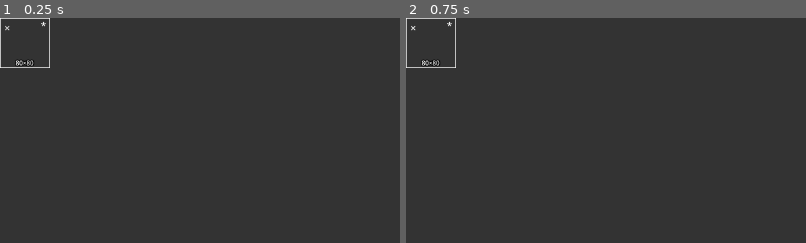
Above: before the commit, frames 1-2 (left to right).
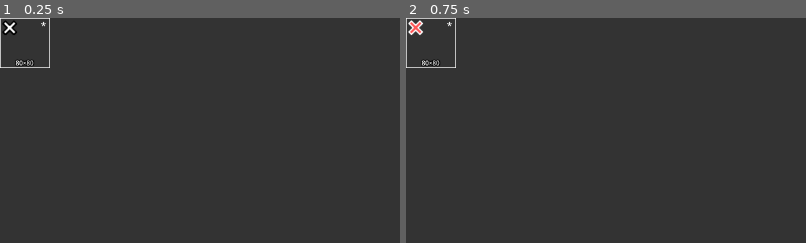
Above: after the commit, the same moments.

Repository: erlog135/Ripple
Game: Godot game, scene res://scenes/interface/aux_windows/TabItem.tscn
The game is run twice, just before and just after one commit, with the same random seed, the same clock (stepped at 60 frames per second) and the same inputs. This scene is started directly instead of the project's main scene.
Inputs (mouse positions are % of the whole screen's width and height, from its top left):
- Up to frame 1 (0.25 s): no input
- Up to frame 2 (0.75 s): click (1, 2) at 0.5 s
The pictures show only the part of the screen within x 0-50%, y 0-50%; the shares and areas given below are measured in that part.

The runs differ from the first frame. In frame 1, 0.1% of the frame differs, in the area x 0-5%, y 0-8%; in frame 2, 0.2%.

Commit message:
add image menu transformations

Diff:
--- a/data/actions/transform_selection_action.gd
+++ b/data/actions/transform_selection_action.gd
@@ -71,3 +71,60 @@
 	for i in range(_close_indices.size()):
 		(frame.commands[_close_indices[i]] as DrawCommand).path_open = _close_old_path_open[i]
 	ProjectData.data_changed.emit(false, _frame_index)
+
+
+static func create_image_flip(horizontal: bool) -> TransformSelectionAction:
+	var image := ProjectData.get_current_image()
+	if not image:
+		return null
+	var center := Vector2(image.bounds) / 2.0
+
+	var sf := Vector2(-1, 1) if horizontal else Vector2(1, -1)
+	var t := Transform2D.IDENTITY
+	t.x = Vector2(sf.x, 0.0)
+	t.y = Vector2(0.0, sf.y)
+	t.origin = center - Vector2(sf.x * center.x, sf.y * center.y)
+
+	return create_image_transform(t)
+
+
+static func create_image_rotate(cw: bool) -> TransformSelectionAction:
+	var image := ProjectData.get_current_image()
+	if not image:
+		return null
+	var center := Vector2(image.bounds) / 2.0
+
+	var ang := PI / 2.0 if cw else -PI / 2.0
+	var t := Transform2D(ang, Vector2.ZERO)
+	t.origin = center - t.basis_xform(center)
+
+	return create_image_transform(t)
+
+
+static func create_image_transform(matrix: Transform2D) -> TransformSelectionAction:
+	var image := ProjectData.get_current_image()
+	if not image:
+		return null
+	var frame_idx := EditorState.current_frame
+	var command_indices: Array[int] = []
+	var new_points_arrays: Array = []
+	var new_radii: Array = []
+
+	for i in range(image.commands.size()):
+		command_indices.append(i)
+
+	var radius_scale := (matrix.x.length() + matrix.y.length()) / 2.0
+
+	for idx in command_indices:
+		var cmd: DrawCommand = image.commands[idx]
+		var transformed := cmd.points.duplicate()
+		for pt_idx in range(transformed.size()):
+			transformed[pt_idx] = matrix * cmd.points[pt_idx]
+		new_points_arrays.append(transformed)
+
+		var radius_new := -1
+		if cmd.draw_type == DrawCommand.Type.CIRCLE:
+			radius_new = maxi(1, roundi(float(cmd.circle_radius) * radius_scale))
+		new_radii.append(radius_new)
+
+	return TransformSelectionAction.new(frame_idx, command_indices, new_points_arrays, new_radii)
--- a/managers/menu_dispatcher.gd
+++ b/managers/menu_dispatcher.gd
@@ -58,6 +58,22 @@
 			EditorState.deselect_all()
 		"image_resize":
 			PopupManager.open("resize_document", "res://scenes/interface/popups/ResizeDocumentPopup.tscn")
+		"image_flip_horizontal":
+			var action := TransformSelectionAction.create_image_flip(true)
+			if action:
+				HistoryManager.commit(action)
+		"image_flip_vertical":
+			var action := TransformSelectionAction.create_image_flip(false)
+			if action:
+				HistoryManager.commit(action)
+		"image_rotate_90_cw":
+			var action := TransformSelectionAction.create_image_rotate(true)
+			if action:
+				HistoryManager.commit(action)
+		"image_rotate_90_ccw":
+			var action := TransformSelectionAction.create_image_rotate(false)
+			if action:
+				HistoryManager.commit(action)
 		"view_raster":
 			var next_mode := EditorState.RenderMode.VECTOR if EditorState.render_mode == EditorState.RenderMode.RASTER else EditorState.RenderMode.RASTER
 			EditorState.set_render_mode(next_mode)
--- a/managers/menu_schema.gd
+++ b/managers/menu_schema.gd
@@ -249,5 +249,26 @@
 				"type": "action",
 				"label": "Resize Bounds...",
 			},
+			{"type": "separator"},
+			{
+				"id": "image_flip_horizontal",
+				"type": "action",
+				"label": "Flip Horizontal",
+			},
+			{
+				"id": "image_flip_vertical",
+				"type": "action",
+				"label": "Flip Vertical",
+			},
+			{
+				"id": "image_rotate_90_cw",
+				"type": "action",
+				"label": "Rotate 90° CW",
+			},
+			{
+				"id": "image_rotate_90_ccw",
+				"type": "action",
+				"label": "Rotate 90° CCW",
+			},
 		],
 	}
--- a/scenes/interface/aux_windows/TabItem.tscn
+++ b/scenes/interface/aux_windows/TabItem.tscn
@@ -1,6 +1,8 @@
 [gd_scene format=3 uid="uid://fn2u0vl812p"]
 
 [ext_resource type="Script" uid="uid://thranx86hmb4" path="res://scenes/interface/aux_windows/tab_item.gd" id="1_ofo3d"]
+[ext_resource type="Texture2D" uid="uid://dyyf80en0n24u" path="res://assets/icons/close.png" id="2_kclkt"]
+[ext_resource type="Texture2D" uid="uid://byaoobqv6da2n" path="res://assets/icons/close_hover.png" id="3_ko3xn"]
 
 [node name="TabItem" type="Control" unique_id=234965310]
 clip_contents = true
@@ -49,10 +51,11 @@
 horizontal_alignment = 1
 vertical_alignment = 1
 
-[node name="CloseButton" type="Button" parent="." unique_id=391827645]
+[node name="CloseButton" type="TextureButton" parent="." unique_id=1596580203]
 layout_mode = 0
-offset_right = 24.0
-offset_bottom = 31.0
-focus_mode = 0
-text = "×"
-flat = true
+offset_right = 32.0
+offset_bottom = 32.0
+texture_normal = ExtResource("2_kclkt")
+texture_hover = ExtResource("3_ko3xn")
+ignore_texture_size = true
+stretch_mode = 5
--- a/scenes/interface/aux_windows/tab_item.gd
+++ b/scenes/interface/aux_windows/tab_item.gd
@@ -9,7 +9,7 @@
 @onready var selector_rect: ReferenceRect = $SelectorRect
 @onready var unsaved_indicator: Label = $UnsavedIndicator
 @onready var name_label: Label = $NameLabel
-@onready var close_button: Button = $CloseButton
+@onready var close_button: TextureButton = $CloseButton
 
 var _index: int = 0
 
Binary file added: assets/icons/close.png
Not shown, added: assets/icons/close.png.import
Binary file added: assets/icons/close_hover.png
Not shown, added: assets/icons/close_hover.png.import
